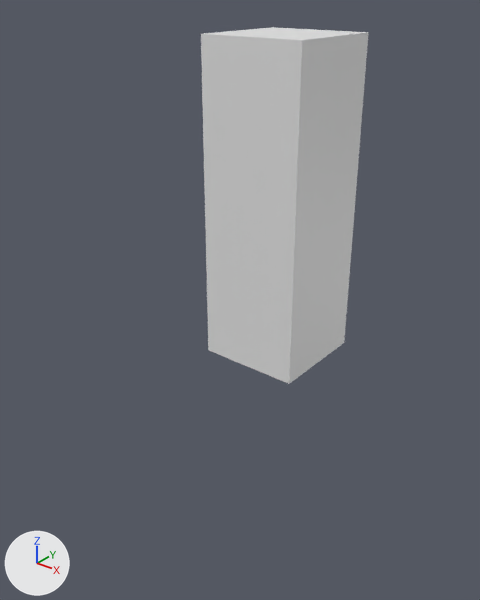
What one commit did to the Blender file BlenderModels/GasStation/Props/FridgeItems.blend.
Camera for both pictures: a camera (50 mm lens) standing at (0.343, -0.489, 0.342) and looking at (0.016, -0.081, 0.088). The lights are fixed; the arrows at lower left show +X, +Y and +Z. The older version comes first.

Names of what the first picture shows: 'FridgeItems'.
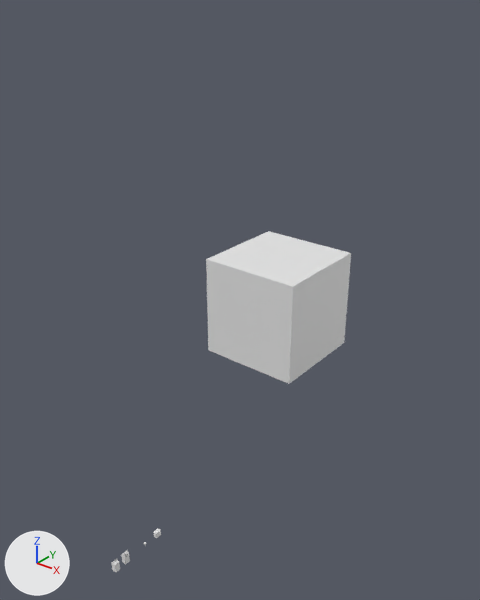
The newer file is also rescaled (x28.13), turned or shifted as a whole; pictures and numbers use the older file's frame.

Pixel boxes [x1, y1, x2, y2] of what changed, in the pictures (480 x 600 px):
'FridgeItems', moved, rescaled (14% narrower, 57% shorter)
    before: [201, 27, 369, 384]
    after: [206, 231, 351, 384]
'Cube.001', added
    after: [121, 550, 130, 564]
'Cube', added
    after: [112, 559, 120, 572]
'Cube.002', added
    after: [153, 529, 161, 538]

What changed in the scene script:
```text
Add me_cube_003:
    me_cube_003.from_pydata(...)  # 96 vertices, 98 faces; spans x -1.0..1.0, y -1.0..1.0, z 0.0..2.0
    me_cube_003.polygons.foreach_set('use_smooth', [True] * 98)
Add me_cube_002:
    me_cube_002.from_pydata(...)  # 37 vertices, 35 faces, 1 loose edge; spans x -1.0..1.0, y -1.0..1.27, z 0.0..2.62
Add me_cube_001_1:
    me_cube_001_1.from_pydata(...)  # 30 vertices, 24 faces, 1 loose edge; spans x -1.0..1.0, y -1.0..1.0, z 0.0..2.59
Change ob_fridgeitems:
    ob_fridgeitems.location: (0.0, 0.0, 0.15) -> (0.0, 0.0, 0.05)
    ob_fridgeitems.scale: (0.05, 0.05, 0.15) -> (0.05, 0.05, 0.05)
Add ob_cube_002:
    ob_cube_002 = bpy.data.objects.new('Cube.002', me_cube_003)
    ob_cube_002.location = (0.0, -0.1817, -0.1176)
    ob_cube_002.scale = (0.00186, 0.00294, 0.00294)
Add ob_cube_001:
    ob_cube_001 = bpy.data.objects.new('Cube.001', me_cube_002)
    ob_cube_001.location = (0.0, -0.2203, -0.1175)
    ob_cube_001.scale = (0.00235, 0.00235, 0.00444)
Add ob_cube:
    ob_cube = bpy.data.objects.new('Cube', me_cube_001_1)
    ob_cube.location = (0.0, -0.2316, -0.1175)
    ob_cube.scale = (0.00235, 0.00235, 0.00444)
```
